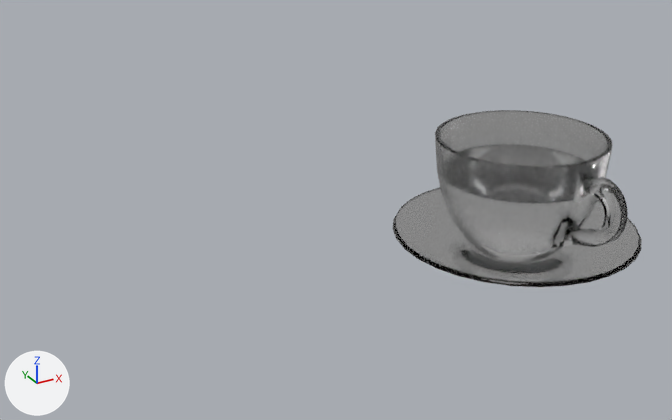
The glTF model src/assets/cup.glb as it was, and as the next commit left it.
Before and after are seen from a 50 mm lens placed at (-0.133, -0.487, 0.24), pointed at (0.086, -0.089, 0.041). Arrows for +X, +Y and +Z are at lower left; the lights stay in place.

In view in the first picture: 'cup.001', 'liquid.001', 'plate.001'.
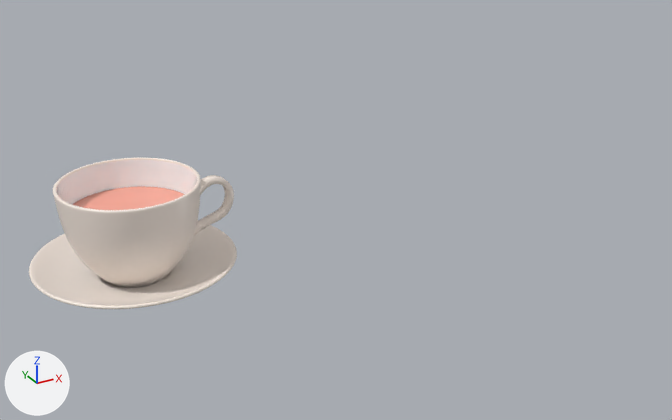
Pixel boxes [x1, y1, x2, y2] of what changed, in the pictures (672 x 420 px):
'cup.001', deleted: before [435, 110, 628, 263]
    faces in mat_material_009 (white #ffffff): [435, 110, 628, 263]
    faces in mat_condensation_002: [439, 112, 608, 160]
'cup', added: after [53, 157, 234, 288]
    faces in mat_material_002 (white #fff2e8): [53, 157, 234, 288]
    faces in mat_condensation: [57, 160, 197, 204]
'plate.001', deleted: before [393, 187, 642, 287]
'plate', added: after [29, 225, 237, 309]
'liquid.001', recoloured, moved, rescaled: before [459, 144, 585, 166]; after [72, 186, 185, 210]

Edits to the bpy script that builds the scene:
```text
Add mat_material_002:
    mat_material_002 = principled_material('Material.002')
    mat_material_002.base_color = (1.0, 0.89, 0.808)  # white #fff2e8
    mat_material_002.metallic = 0.0221
    mat_material_002.roughness = 0.331
Add mat_condensation:
    mat_condensation = bpy.data.materials.new('condensation')
    # colours: white #ffffff
    # uses the picture img_waterdropletsmixedbubbled001_nrm16_1k_tif
Add mat_coffee:
    mat_coffee = principled_material('coffee')
    mat_coffee.base_color = (1.0, 0.405, 0.309)  # pink #ffab97
    mat_coffee.roughness = 0.0
Change me_cylinder_002:
    where me_cylinder_002.from_pydata(...)  # 416 vertices, 828 faces; spans x -0.0373..0.0374, y -0.0373..0.0374, z -0.0256..0.0148
    remove me_cylinder_002.materials.append(mat_coffee_002)  # white #ffffff
    add me_cylinder_002.materials.append(mat_coffee)  # pink #ffab97
Add me_circle_001_1:
    me_circle_001_1.from_pydata(...)  # 2498 vertices, 4992 faces; spans x -0.0596..0.0596, y -0.0596..0.0596, z -0.0131..0.0007
    me_circle_001_1.materials.append(mat_material_002)  # white #fff2e8
Add me_cylinder_001:
    me_cylinder_001.from_pydata(...)  # 3160 vertices, 6320 faces; spans x -0.0409..0.063, y -0.0409..0.0409, z -0.0274..0.0321
    # faces by material slot: [5808, 512]
    me_cylinder_001.materials.append(mat_material_002)  # white #fff2e8
    me_cylinder_001.materials.append(mat_condensation)
Remove ob_plate_001:
    ob_plate_001 = bpy.data.objects.new('plate.001', me_circle_001)
    ob_plate_001.location = (0.1463, -0.1622, 0.0472)
    ob_plate_001.rotation_euler = (0.0, 0.0, -1.488)  # degrees (0, 0, -85)
Remove ob_cup_001:
    ob_cup_001 = bpy.data.objects.new('cup.001', me_cylinder_005)
    ob_cup_001.parent = ob_plate_001
    ob_cup_001.location = (0.0, 0.0, 0.0155)
    ob_cup_001.rotation_euler = (0.0, 0.0, -0.031)  # degrees (0, 0, -1.8)
Change ob_liquid_001:
    ob_liquid_001.parent: ob_cup_001 -> ob_cup
    ob_liquid_001.scale: (0.996, 0.996, 0.996) -> (0.981, 0.981, 0.981)
Add ob_cup:
    ob_cup = bpy.data.objects.new('cup', me_cylinder_001)
    ob_cup.parent = ob_plate
    ob_cup.location = (0.0, 0.0, 0.0155)
Add ob_plate:
    ob_plate = bpy.data.objects.new('plate', me_circle_001_1)
    ob_plate.location = (0.0, 0.0, -0.0051)
```
